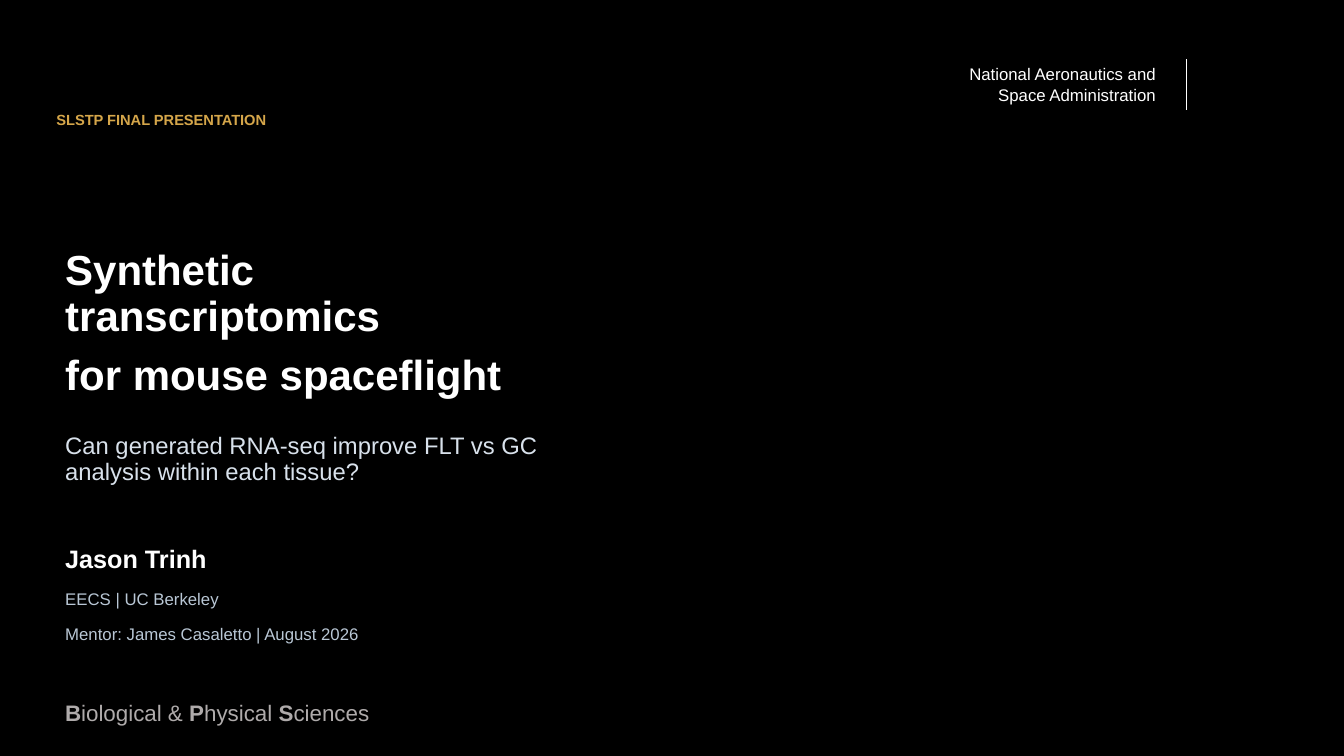
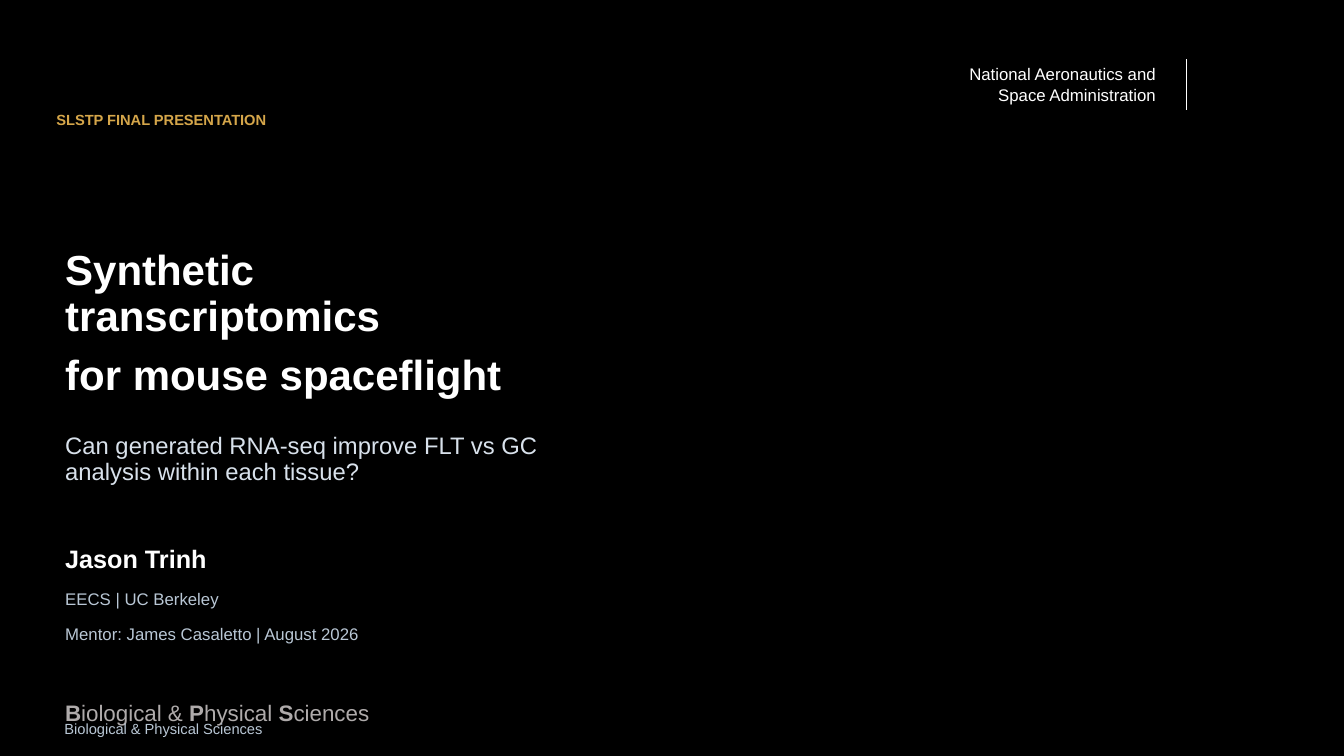
Before and after one commit to jasont314/nasa-mouse, a slide deck: slide 1 of presentation/SLSTP_2026_Generative_Transcriptomics.pptx. Drawn at 1344x756 pixels with LibreOffice and Linux fonts; fonts in the diff are those of the drawing; background and template pictures are left out. Boxes give left, top, right and bottom in pixels: in the first picture for what was removed or moved away, otherwise in the second. Text is boxed around its words. In the diff, an @@ line names an element or a change of style, - is before the commit and + after.

Commit message:
Clean title slide background artifacts

```diff
--- a/presentation/SLSTP_2026_Generative_Transcriptomics.pptx
+++ b/presentation/SLSTP_2026_Generative_Transcriptomics.pptx
@@ text added at bbox=[65, 705, 370, 726], 10.5 pt, text #B9C7D5 @@
+Biological & Physical Sciences
```
Also in this commit, not shown: 2 other files.
